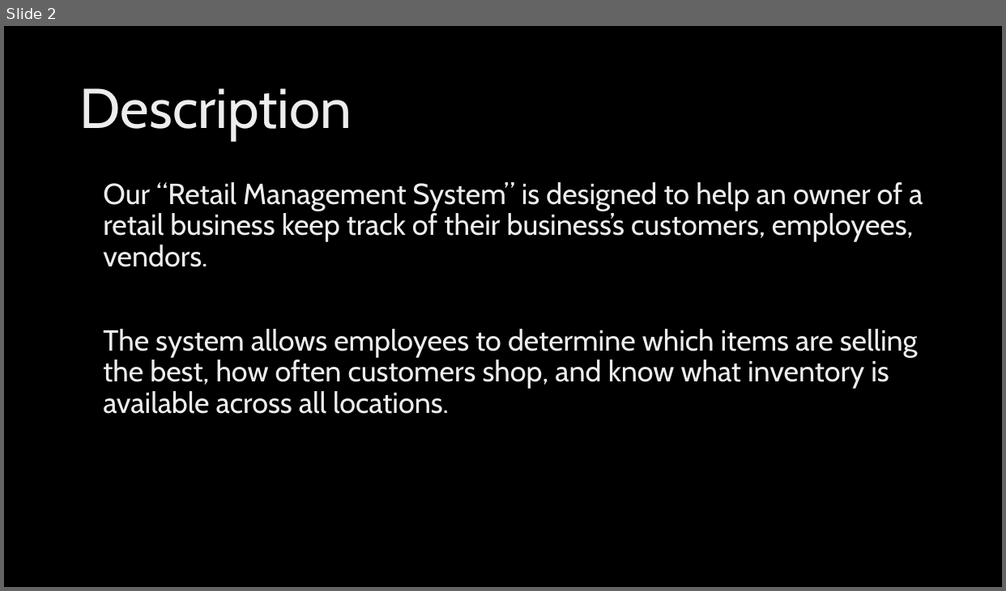
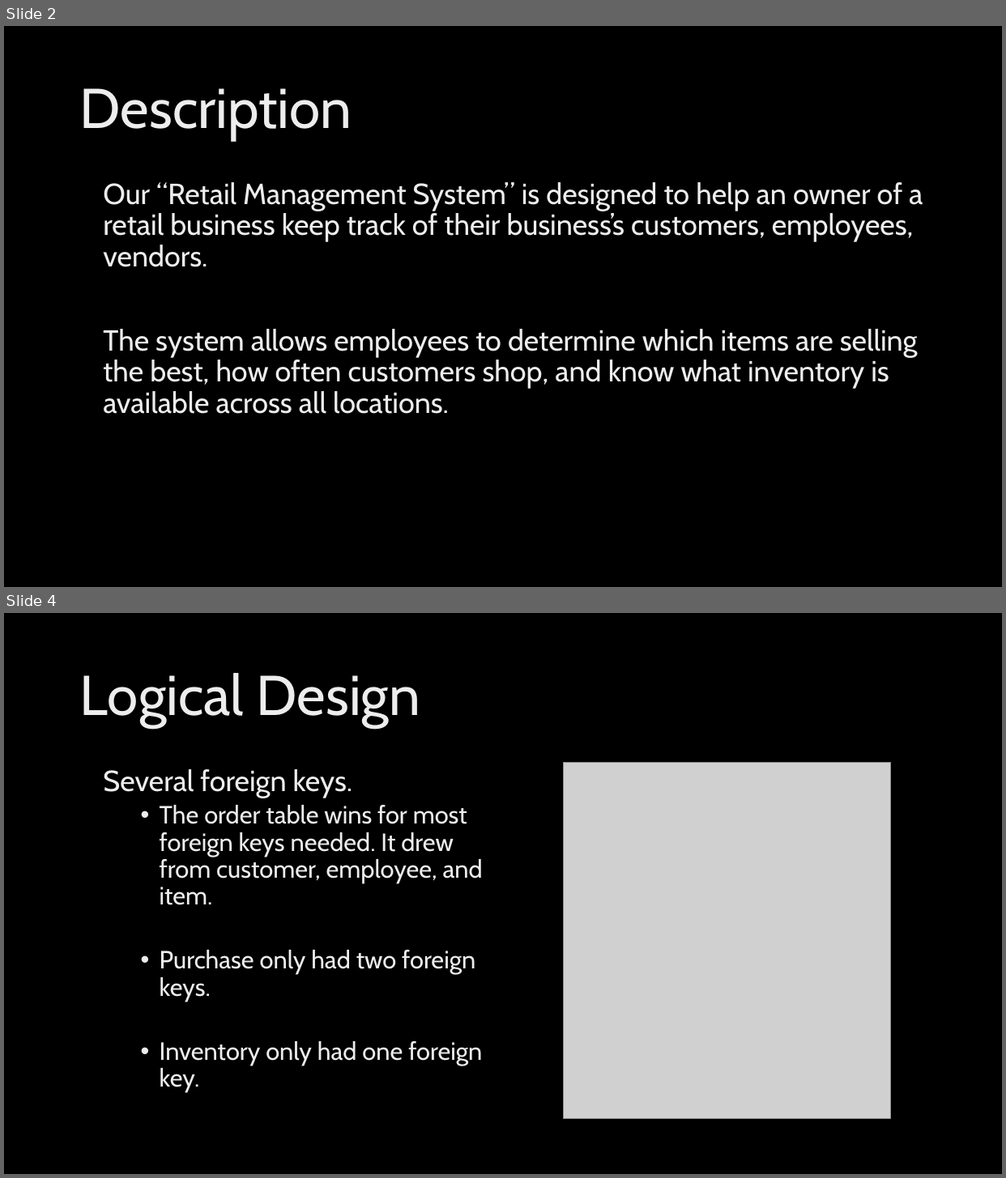
Before and after one commit to itsbenweeks/itsbenweeks.spellbook, a slide deck: database_architecture/retail_mgmg_system/CS579 Project Presentation.pptx. Shown one above the other, each under a label of ours: slide 2 before the commit, slides 2 and 4 after it; the slides between them are not shown. The pictures are 1006x591 and 1006x1178 pixels, drawn with LibreOffice and Linux fonts; fonts in the diff are those of the drawing; grey boxes stand for pictures; background and template pictures are left out. Boxes give left, top, right and bottom in pixels: in the first picture for what was removed or moved away, otherwise in the second. Text is boxed around its words. In the diff, an @@ line names an element or a change of style, - is before the commit and + after.

```diff
--- a/database_architecture/retail_mgmg_system/CS579 Project Presentation.pptx
+++ b/database_architecture/retail_mgmg_system/CS579 Project Presentation.pptx
@@ slide 4 added at (4,613,1002,1174), background picture (left out) @@
@@ title added at (80,673,420,727), 54 pt, text gradient #BFBFBF to #EDEDED to #FFFFFF @@
+Logical Design
@@ text added at (103,769,483,1093), 24 pt, text gradient #BFBFBF to #EDEDED to #FFFFFF @@
+Several foreign keys.
+  • The order table wins for most foreign keys needed. It drew from customer, employee, and item.
+  • Purchase only had two foreign keys.
+  • Inventory only had one foreign key.
@@ picture added at (564,763,891,1119) @@
```
Also in this commit, not shown: 1 slide changed, 2 other slides added, 3 slides removed.
